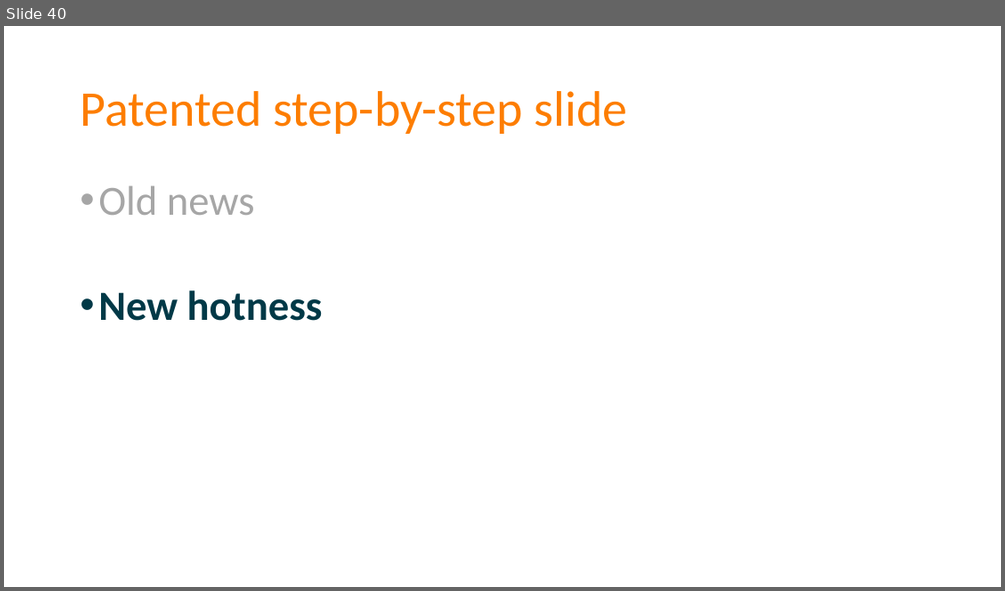
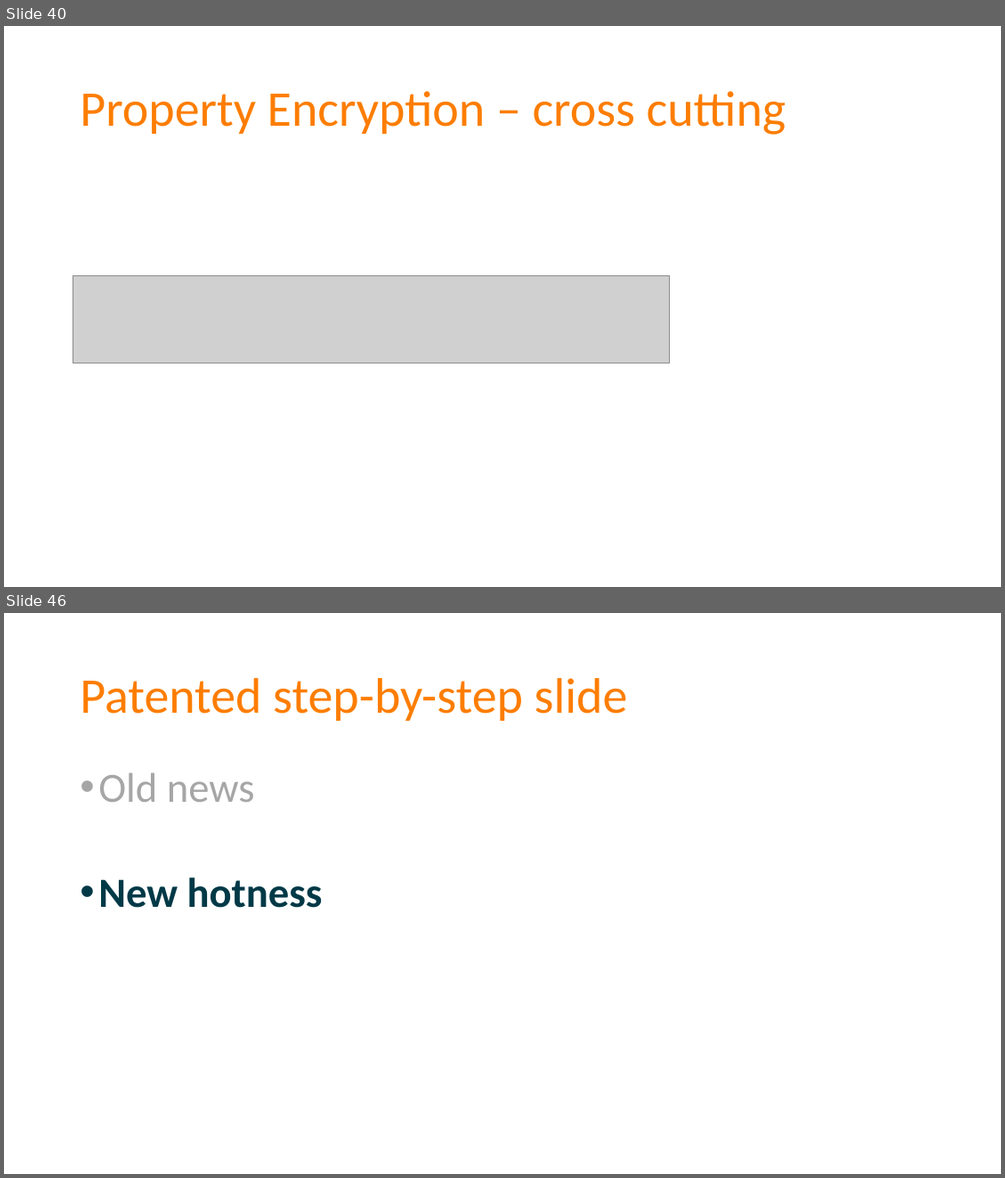
Before and after one commit to spetryjohnson/Talk---Dont-Write-Secure-Code-Design-Secure-Systems, a slide deck: Secure Systems - CodeMash 2017.pptx. Shown one above the other, each under a label of ours: slide 40 before the commit, slides 40 and 46 after it; the slides between them are not shown. The pictures are 1005x591 and 1005x1178 pixels, drawn with LibreOffice and Linux fonts; fonts in the diff are those of the drawing; grey boxes stand for pictures. Boxes give left, top, right and bottom in pixels: in the first picture for what was removed or moved away, otherwise in the second. Text is boxed around its words. In the diff, an @@ line names an element or a change of style, - is before the commit and + after.

```diff
--- a/Secure Systems - CodeMash 2017.pptx
+++ b/Secure Systems - CodeMash 2017.pptx
@@ slide 40 added at [4, 26, 1001, 587], background #FFFFFF @@
@@ title added at [80, 91, 786, 135], 48 pt, text #FD7D00 @@
+Property Encryption – cross cutting
@@ picture added at [73, 276, 670, 362] @@
@@ what was slide 40 is now slide 46 @@
```
Also in this commit, not shown: 3 slides changed, 3 other slides added, 1 other file.
